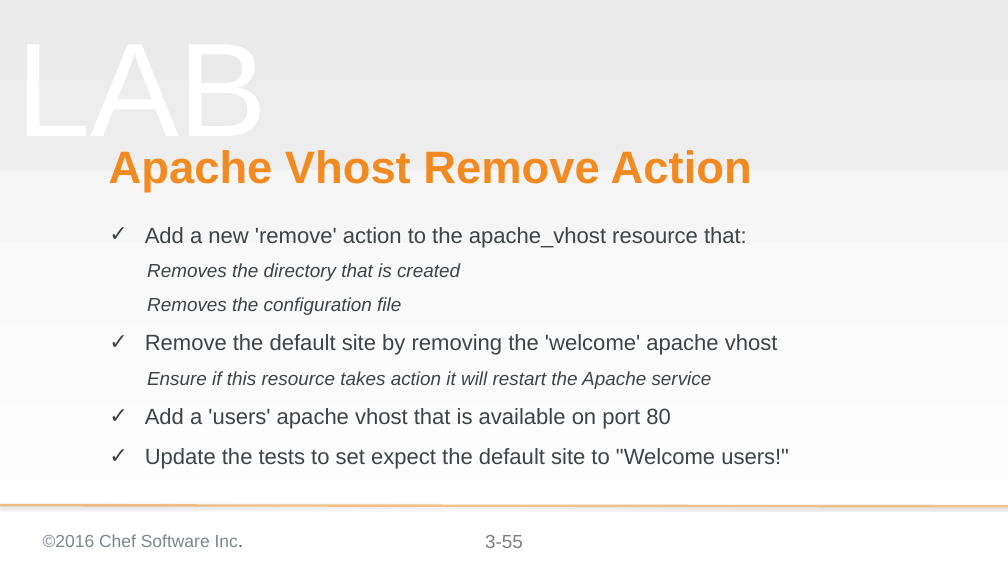
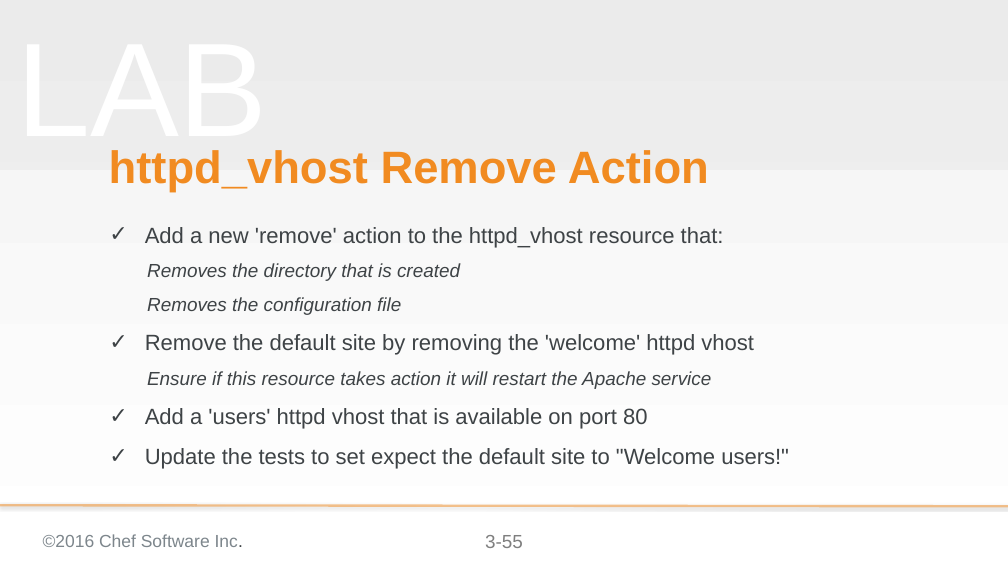
Before and after one commit to chef-training/extending_cookbooks, a slide deck: slide 55 of 03-creating_a_custom_resource.pptx. Drawn at 1008x567 pixels with LibreOffice and Linux fonts; fonts in the diff are those of the drawing; background and template pictures are left out. Boxes give left, top, right and bottom in pixels: in the first picture for what was removed or moved away, otherwise in the second. Text is boxed around its words. In the diff, an @@ line names an element or a change of style, - is before the commit and + after.

Commit message:
Updates to InSpec, the output, cookbook name, and hash syntax
* Changed ServerSpec to InSpec
* Changed ouput to show InSpec feedback from Test Kitchen
* Updated ChefSpec output as well though it was only warnings that were removed
* Renamed the cookbook to 'httpd' so that it works with the TDD content
* Decided to use the newer Ruby hash syntax in all locations

```diff
--- a/03-creating_a_custom_resource.pptx
+++ b/03-creating_a_custom_resource.pptx
@@ title at [109,150,709,192]: text changed @@
-Apache Vhost Remove Action
+httpd_vhost Remove Action
@@ subtitle at [145,227,724,248]: text changed @@
-✓ Add a new 'remove' action to the apache_vhost resource that:
+✓ Add a new 'remove' action to the httpd_vhost resource that:
@@ subtitle at [145,334,754,355]: text changed @@
-✓ Remove the default site by removing the 'welcome' apache vhost
+✓ Remove the default site by removing the 'welcome' httpd vhost
@@ subtitle at [145,408,648,429]: text changed @@
-✓ Add a 'users' apache vhost that is available on port 80
+✓ Add a 'users' httpd vhost that is available on port 80
```
Also in this commit, not shown: 41 other slides changed.
